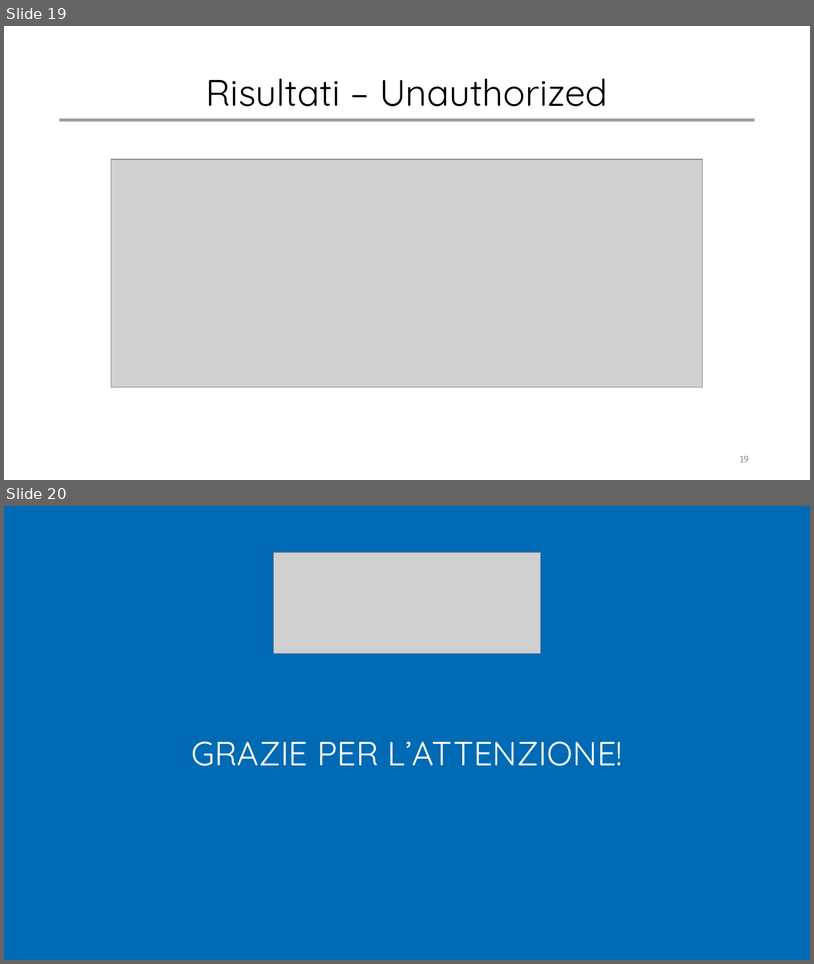
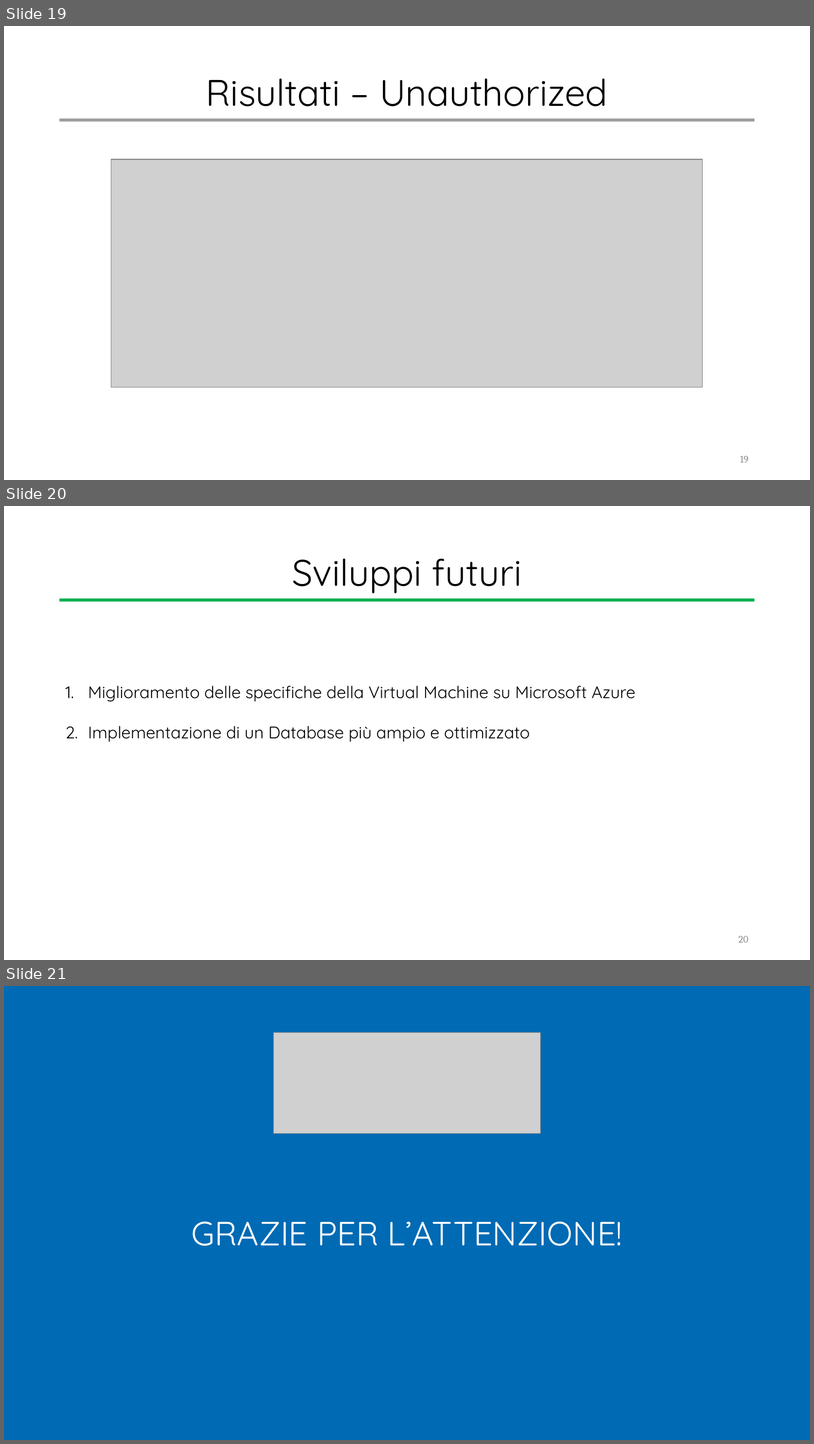
Before and after one commit to valeriodesiati/tesi, a slide deck: Presentazione/Valerio Desiati - Presentazione Discussione.pptx. Shown one above the other, each under a label of ours: slides 19 and 20 before the commit, slides 19, 20 and 21 after it. The pictures are 814x964 and 814x1444 pixels, drawn with LibreOffice and Linux fonts; fonts in the diff are those of the drawing; grey boxes stand for pictures. Boxes give left, top, right and bottom in pixels: in the first picture for what was removed or moved away, otherwise in the second. Text is boxed around its words. In the diff, an @@ line names an element or a change of style, - is before the commit and + after.

```diff
--- a/Presentazione/Valerio Desiati - Presentazione Discussione.pptx
+++ b/Presentazione/Valerio Desiati - Presentazione Discussione.pptx
@@ slide 20 added at <box>4,506,810,960</box>, background #FFFFFF @@
@@ title added at <box>292,558,522,594</box>, 44 pt, text #000000 @@
+Sviluppi futuri
@@ rectangle added at <box>59,598,755,601</box>, fill #00B050 @@
@@ text added at <box>88,685,636,742</box>, 20 pt, text #000000 @@
+1. Miglioramento delle specifiche della Virtual Machine su Microsoft Azure
+2. Implementazione di un Database più ampio e ottimizzato
@@ page number added at <box>739,936,749,942</box>, 12 pt, text #8C8C8C @@
+20
@@ what was slide 20 is now slide 21 @@
```
Also in this commit, not shown: 1 other file.
